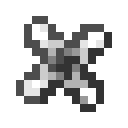
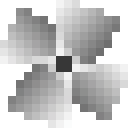
Revision of a layered 128 x 128 image; what changed, layer by layer:
added layer "r2" above "Colors" over [0,0,128,128]
hid "rotor_overlay" over [32,24,104,104]
hid "rotor" over [16,16,112,112]
